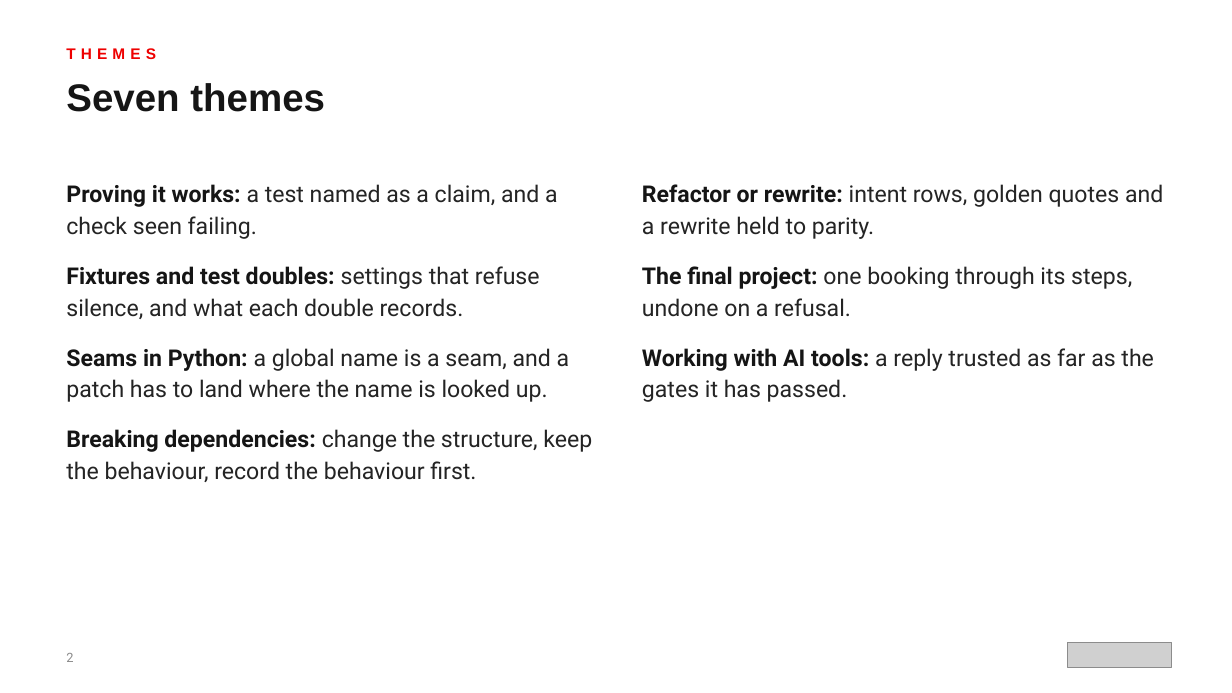
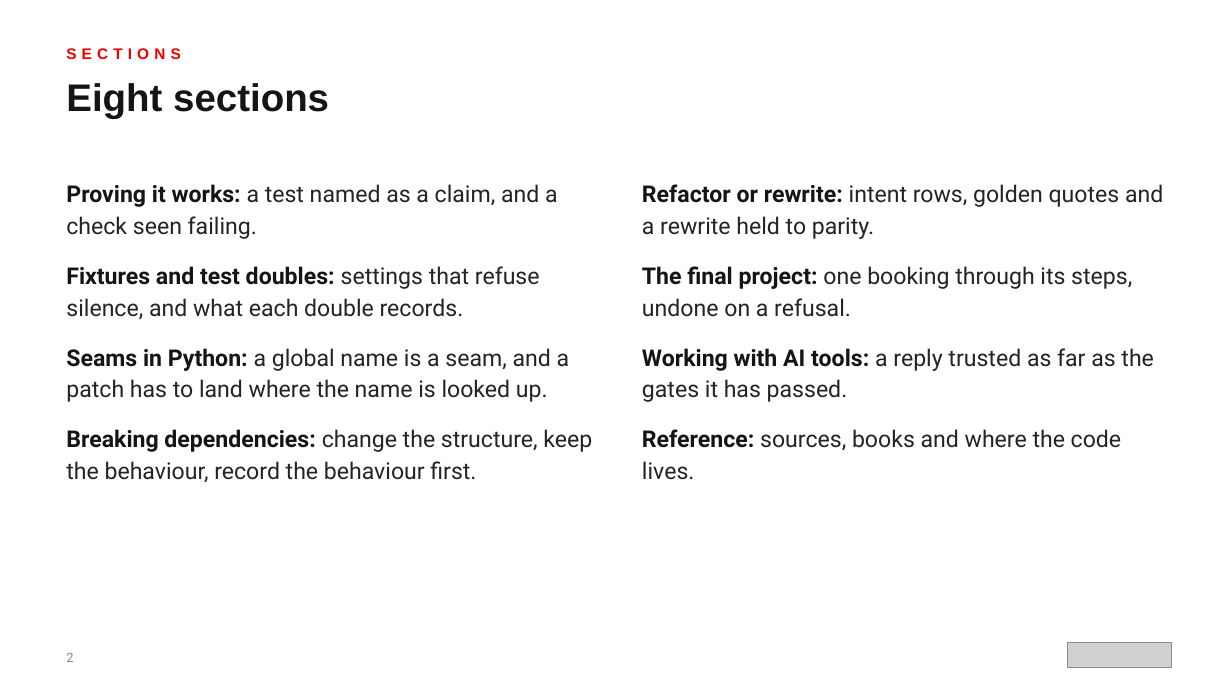
Before and after one commit to patterncatalyst/design-patterns-with-python, a slide deck: slide 2 of presentation/design-patterns-with-python-301-testing-legacy-and-ai.pptx. Drawn at 1232x693 pixels with LibreOffice and Linux fonts; fonts in the diff are those of the drawing; grey boxes stand for pictures. Boxes give left, top, right and bottom in pixels: in the first picture for what was removed or moved away, otherwise in the second. Text is boxed around its words. In the diff, an @@ line names an element or a change of style, - is before the commit and + after.

```diff
--- a/presentation/design-patterns-with-python-301-testing-legacy-and-ai.pptx
+++ b/presentation/design-patterns-with-python-301-testing-legacy-and-ai.pptx
@@ text at [66, 48, 180, 59]: text changed @@
-THEMES
+SECTIONS
@@ text at [66, 83, 329, 119]: text changed @@
-Seven themes
+Eight sections
@@ text at [642, 429, 1122, 480]: paragraph added @@
+● Reference: sources, books and where the code lives.
```
Also in this commit, not shown: 23 other files.
